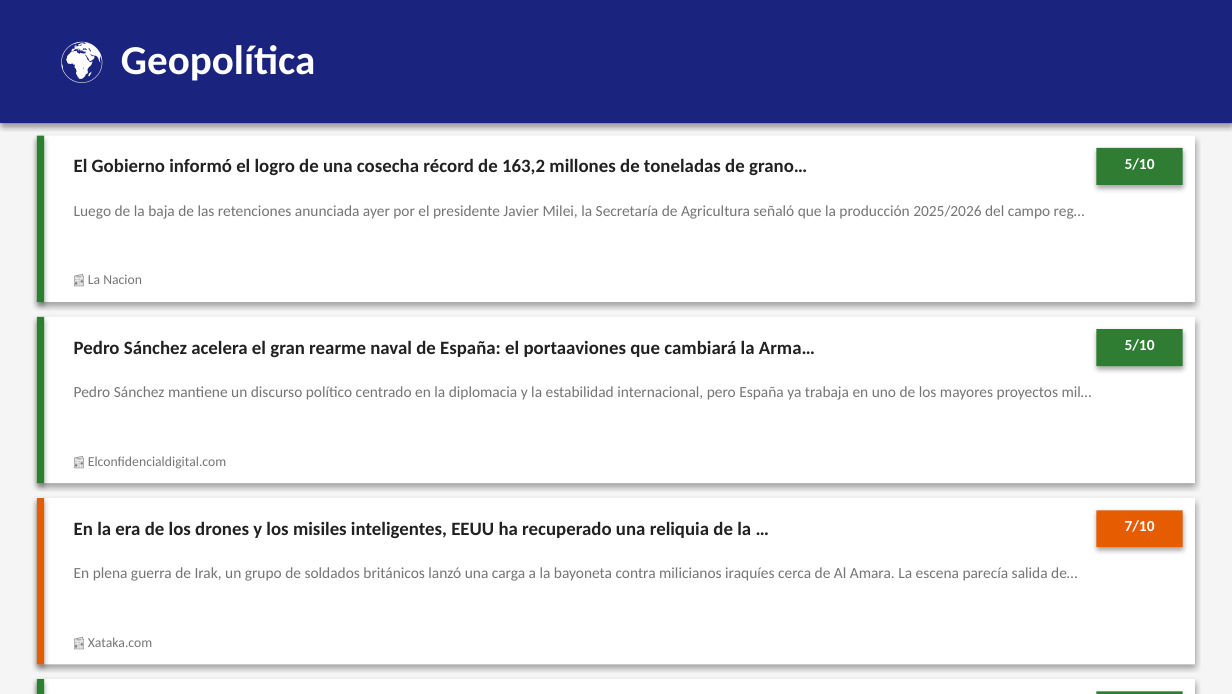
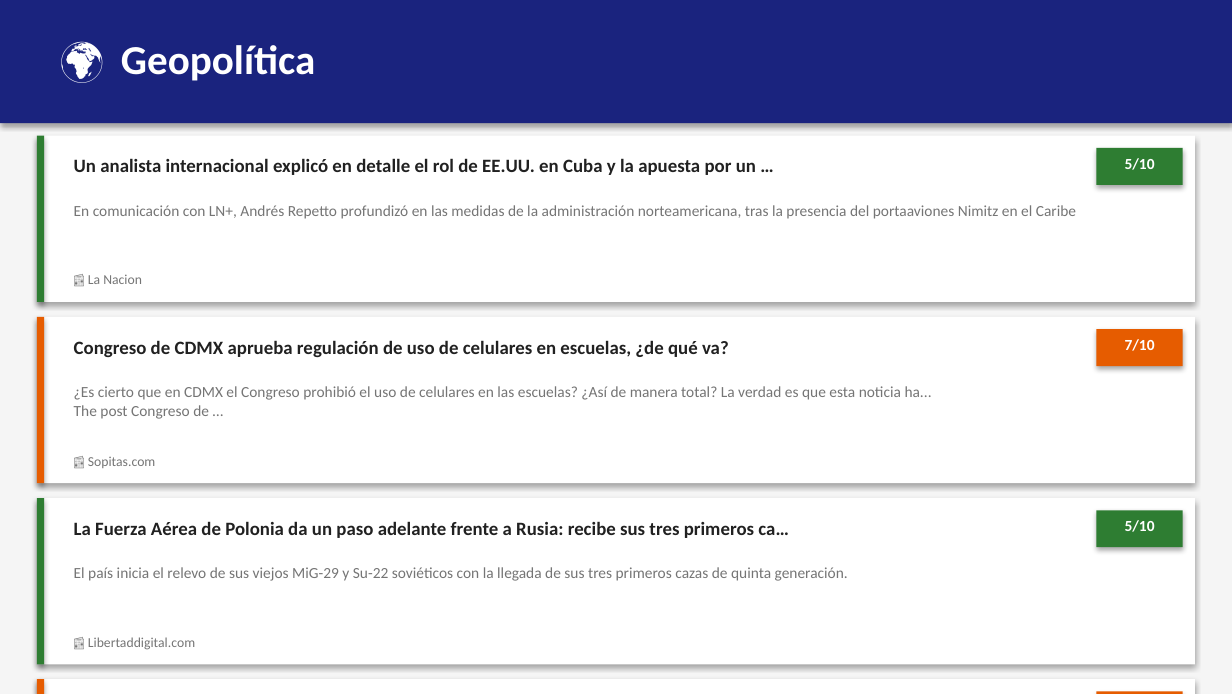
Before and after one commit to erickfranciscohernandez/financiero, a slide deck: slide 3 of newsletter_20260523.pptx. Drawn at 1232x694 pixels with LibreOffice and Linux fonts; fonts in the diff are those of the drawing. Boxes give left, top, right and bottom in pixels: in the first picture for what was removed or moved away, otherwise in the second. Text is boxed around its words. In the diff, an @@ line names an element or a change of style, - is before the commit and + after.

```diff
--- a/newsletter_20260523.pptx
+++ b/newsletter_20260523.pptx
@@ text at (74, 158, 756, 175): text changed @@
-El Gobierno informó el logro de una cosecha récord de 163,2 millones de toneladas de grano…
+Un analista internacional explicó en detalle el rol de EE.UU. en Cuba y la apuesta por un …
@@ text at (74, 205, 1076, 219): text changed @@
-Luego de la baja de las retenciones anunciada ayer por el presidente Javier Milei, la Secretaría de Agricultura señaló que la producción 2025/2026 del campo reg…
+En comunicación con LN+, Andrés Repetto profundizó en las medidas de la administración norteamericana, tras la presencia del portaaviones Nimitz en el Caribe
@@ text at (74, 340, 729, 357): text changed @@
-Pedro Sánchez acelera el gran rearme naval de España: el portaaviones que cambiará la Arma…
+Congreso de CDMX aprueba regulación de uso de celulares en escuelas, ¿de qué va?
@@ text at (1125, 339, 1155, 351): text changed @@
-5/10
+7/10
@@ text at (74, 386, 932, 419): text changed @@
-Pedro Sánchez mantiene un discurso político centrado en la diplomacia y la estabilidad internacional, pero España ya trabaja en uno de los mayores proyectos mil…
+¿Es cierto que en CDMX el Congreso prohibió el uso de celulares en las escuelas? ¿Así de manera total? La verdad es que esta noticia ha...
+The post Congreso de …
@@ text at (88, 457, 156, 468): text changed @@
-📰 Elconfidencialdigital.com
+📰 Sopitas.com
@@ rectangle at (37, 498, 44, 664): fill #E65C00 to #2E7D32 @@
@@ text at (74, 521, 788, 538): text changed @@
-En la era de los drones y los misiles inteligentes, EEUU ha recuperado una reliquia de la …
+La Fuerza Aérea de Polonia da un paso adelante frente a Rusia: recibe sus tres primeros ca…
@@ rectangle at (1096, 510, 1183, 547): fill #E65C00 to #2E7D32 @@
@@ text at (1125, 520, 1155, 532): text changed @@
-7/10
+5/10
@@ text at (74, 567, 848, 581): text changed @@
-En plena guerra de Irak, un grupo de soldados británicos lanzó una carga a la bayoneta contra milicianos iraquíes cerca de Al Amara. La escena parecía salida de…
+El país inicia el relevo de sus viejos MiG-29 y Su-22 soviéticos con la llegada de sus tres primeros cazas de quinta generación.
@@ text at (88, 637, 195, 650): text changed @@
-📰 Xataka.com
+📰 Libertaddigital.com
@@ fill #2E7D32 to #E65C00 in 4 elements at (37, 317, 44, 483), (1096, 329, 1183, 366), (37, 679, 44, 694), (1096, 691, 1183, 694) @@
@@ text at (1096, 691, 1183, 694): text changed @@
-5/10
+7/10
```
Also in this commit, not shown: 1 other slide changed, 5 other files.
